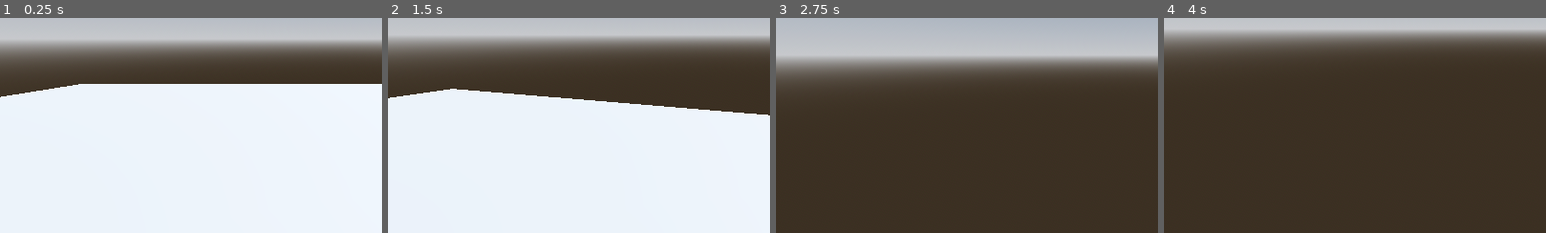
Above: before the commit, frames 1-4 (left to right).
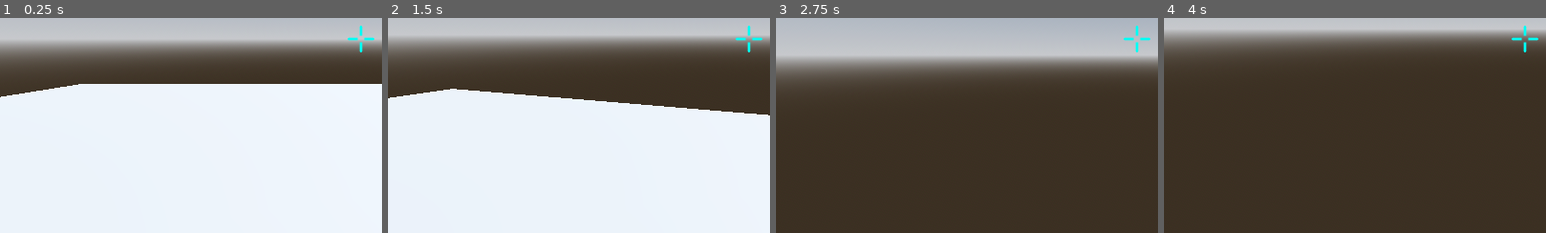
Above: after the commit, the same moments.

Repository: PureAsbestos/ie-aim
Game: Godot game, scene res://scenes/levels/level2.tscn
Same seed, same stepped clock (60 frames per second), same inputs: the game is played once before the commit and once after it. This scene is started directly instead of the project's main scene.
Inputs (mouse positions are % of the whole screen's width and height, from its top left):
- Up to frame 1 (0.25 s): no input
- Up to frame 2 (1.5 s): tap Enter (ui_accept) at 0.5, 0.77 s; move the mouse to (55, 50) at 0.52 s; hold Ctrl 0.53-1.28 s; hold W (Forward) from 0.53 s (still down); click (55, 50) at 0.67 s; move the mouse to (45, 50) at 1.27 s; tap Space at 1.35 s
- Up to frame 3 (2.75 s): keep holding W (Forward); tap Enter (ui_accept) at 1.52 s; move the mouse to (52, 48) at 2.02 s; hold Ctrl from 2.03 s (still down)
- Up to frame 4 (4 s): keep holding W (Forward); move the mouse to (49, 52) at 2.77 s; release Ctrl at 2.78 s; tap Space at 2.85 s; click (49, 52) at 2.92 s; tap Enter (ui_accept) at 3.02, 3.5, 3.77 s; move the mouse to (57, 51) at 3.52 s; hold Ctrl from 3.53 s (still down)
The pictures show only the part of the screen within x 3-53%, y 45-95%; the shares and areas given below are measured in that part.

The runs differ from the first frame. In frame 1, 0.2% of the frame differs, in the area x 91-98%, y 3-16%; in frame 2, 0.2%; in frame 3, 0.2%; in frame 4, 0.2%.

Commit message:
Crosshair

Diff:
--- a/scenes/Character.tscn
+++ b/scenes/Character.tscn
@@ -1,8 +1,9 @@
-[gd_scene load_steps=6 format=3 uid="uid://cy73ttcdq5esr"]
+[gd_scene load_steps=7 format=3 uid="uid://cy73ttcdq5esr"]
 
 [ext_resource type="Script" path="res://scripts/Character.gd" id="1_sfax3"]
 [ext_resource type="PackedScene" uid="uid://dbmx0qunnoo20" path="res://scenes/gun.tscn" id="2_1eauq"]
 [ext_resource type="Script" path="res://scripts/autoload/global_settings.gd" id="3_pqoy3"]
+[ext_resource type="Texture2D" uid="uid://35q05llowy3d" path="res://assets/Crosshair.png" id="4_lu574"]
 
 [sub_resource type="CapsuleMesh" id="CapsuleMesh_itt10"]
 
@@ -27,3 +28,10 @@
 [node name="Gun" parent="Neck/Camera3D" instance=ExtResource("2_1eauq")]
 transform = Transform3D(-4.37114e-08, 0, 1, 0, 1, 0, -1, 0, -4.37114e-08, 0.451276, -0.628171, -1.05193)
 script = ExtResource("3_pqoy3")
+
+[node name="TextureRect" type="TextureRect" parent="Neck/Camera3D"]
+offset_left = 556.0
+offset_top = 304.0
+offset_right = 596.0
+offset_bottom = 344.0
+texture = ExtResource("4_lu574")
Binary file added: assets/Crosshair.png
Not shown, added: assets/Crosshair.png.import
